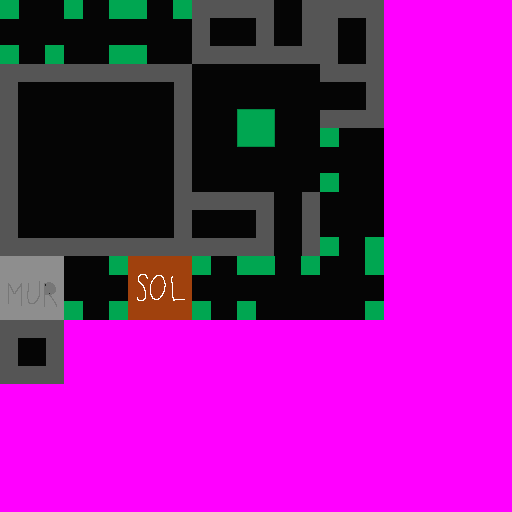
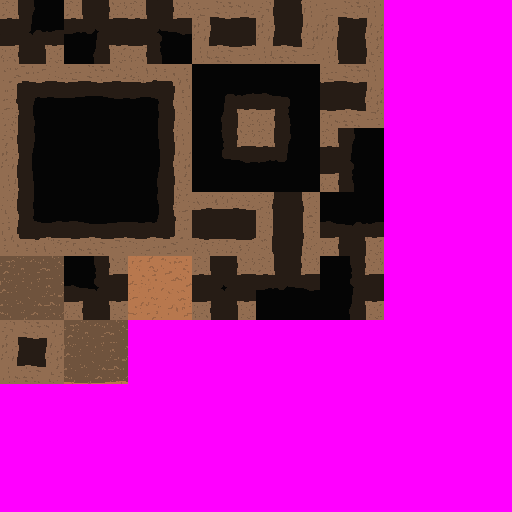
Layers edited between the first and the second 512 × 512 image:
added group "Groupe 4" with 51 layers above "Groupe 3" over (x1=0, y1=0, x2=384, y2=384)
added group "Groupe 4 copie" with 4 layers in group "Groupe 4" over (x1=128, y1=128, x2=192, y2=320)
added layer "Calque 11" in group "Groupe 4 copie" over (x1=128, y1=256, x2=192, y2=320)
added layer "Calque 6" (1st of 3, in "Groupe 4" › "Groupe 4 copie") in group "Groupe 4 copie" over (x1=128, y1=256, x2=192, y2=320)
added group "Groupe 4 copie 4" with 4 layers in group "Groupe 4" over (x1=39, y1=298, x2=162, y2=384)
added layer "Calque 13" (1st of 2, in "Groupe 4" › "Groupe 4 copie 4") in group "Groupe 4 copie 4" over (x1=39, y1=298, x2=162, y2=384)
added layer "Calque 6" (2nd of 3, in "Groupe 4" › "Groupe 4 copie 4") in group "Groupe 4 copie 4" over (x1=64, y1=320, x2=128, y2=384)
added group "Groupe 4 copie 3" with 4 layers in group "Groupe 4" over (x1=0, y1=234, x2=98, y2=345)
added layer "Calque 13" (2nd of 2, in "Groupe 4" › "Groupe 4 copie 3") in group "Groupe 4 copie 3" over (x1=0, y1=234, x2=98, y2=345)
added layer "Calque 6" (3rd of 3, in "Groupe 4" › "Groupe 4 copie 3") in group "Groupe 4 copie 3" over (x1=0, y1=256, x2=64, y2=320)
added group "Groupe 3" (1st of 3, in "Groupe 4") with 1 layers in group "Groupe 4" over (x1=0, y1=320, x2=64, y2=384)
added layer "Calque 1 copie 25" in group "Groupe 3" over (x1=0, y1=320, x2=64, y2=384)
added group "Groupe 3" (2nd of 3, in "Groupe 4") with 9 layers in group "Groupe 4" over (x1=0, y1=0, x2=384, y2=384)
added layer "Calque 1 copie 23" in group "Groupe 3" over (x1=320, y1=64, x2=384, y2=128)
added group "Groupe 2" (1st of 2, in "Groupe 4") with 23 layers in group "Groupe 4" over (x1=0, y1=0, x2=384, y2=320)
hid group "Groupe 3" (3rd of 3) (5 layers) over (x1=0, y1=0, x2=384, y2=384)
hid group "Groupe 2" (2nd of 2) (26 layers) over (x1=0, y1=0, x2=384, y2=320)
…and 28 more changes (28 added)
